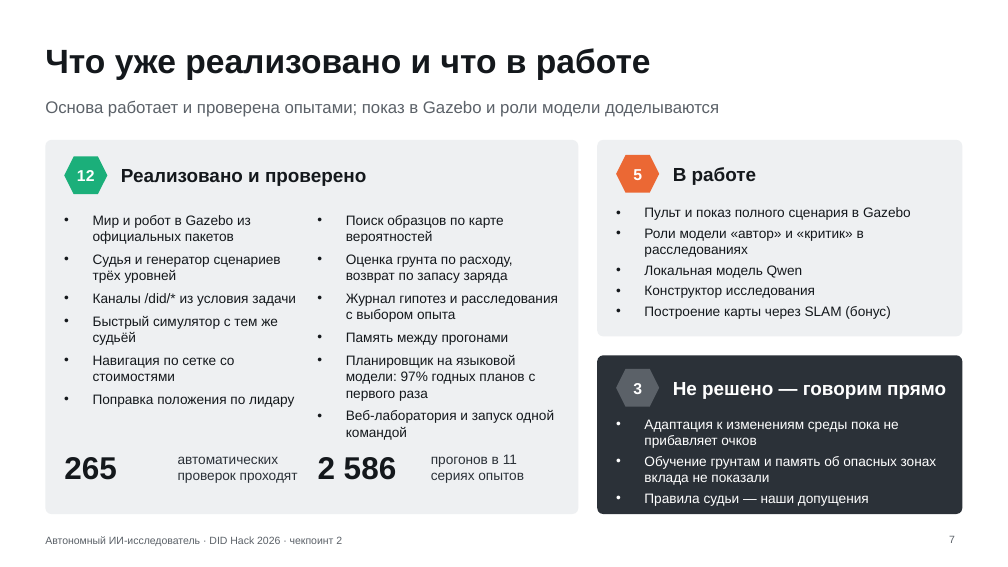
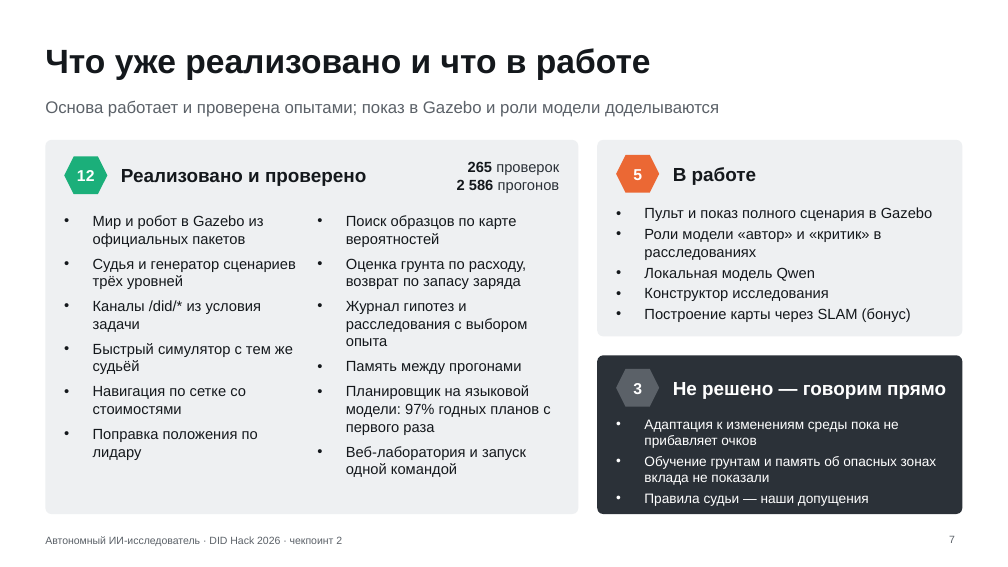
Before and after one commit to Mput13/did-hack, a slide deck: slide 7 of presentation/checkpoint2.pptx. Drawn at 1008x567 pixels with LibreOffice and Linux fonts; fonts in the diff are those of the drawing. Boxes give left, top, right and bottom in pixels: in the first picture for what was removed or moved away, otherwise in the second. Text is boxed around its words. In the diff, an @@ line names an element or a change of style, - is before the commit and + after.

```diff
--- a/presentation/checkpoint2.pptx
+++ b/presentation/checkpoint2.pptx
@@ text added at box(457, 162, 560, 193), 14 pt, text #2B3138 @@
+265 проверок
+2 586 прогонов
@@ text "Пульт и показ полного сценария ..." at box(644, 207, 933, 322): size 13 to 14 pt; less space between paragraphs @@
@@ text "Мир и робот в Gazebo ..." at box(93, 215, 296, 460): size 13 to 14 pt; more space between paragraphs @@
@@ text "Поиск образцов по карте вероятностей" at box(346, 215, 550, 477): size 13 to 14 pt; more space between paragraphs @@
@@ text removed at box(64, 457, 117, 480) @@
-265
@@ text removed at box(178, 456, 298, 483) @@
-автоматических проверок проходят
@@ text removed at box(318, 457, 397, 480) @@
-2 586
@@ text removed at box(431, 454, 524, 483) @@
-прогонов в 11 сериях опытов
```
Also in this commit, not shown: 7 other slides changed, 31 other files.
